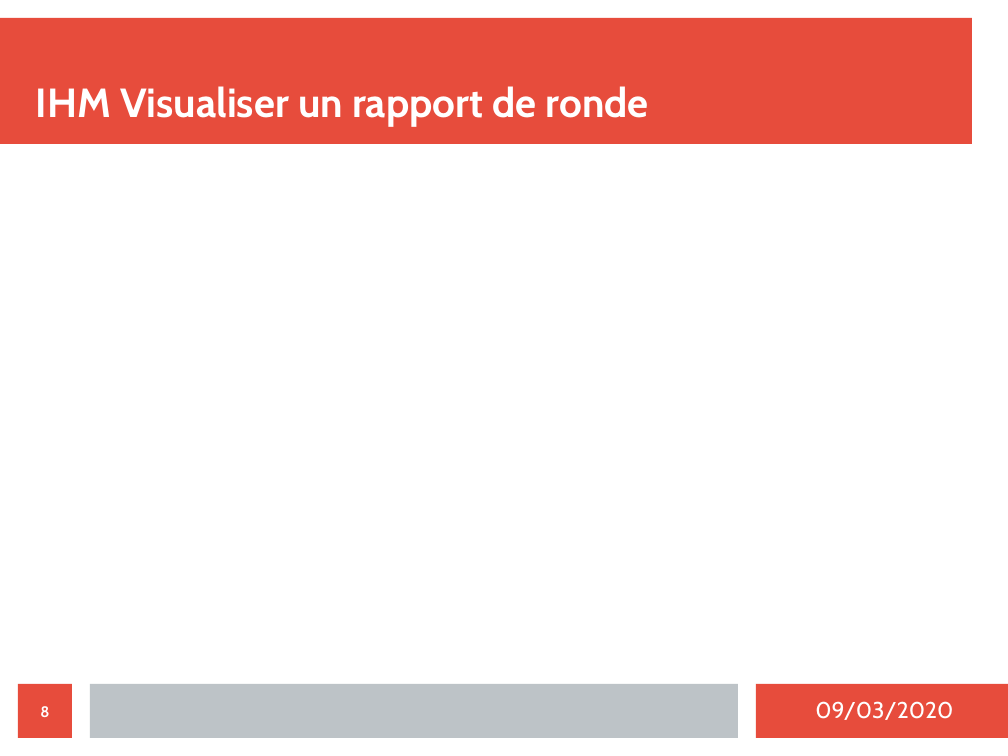
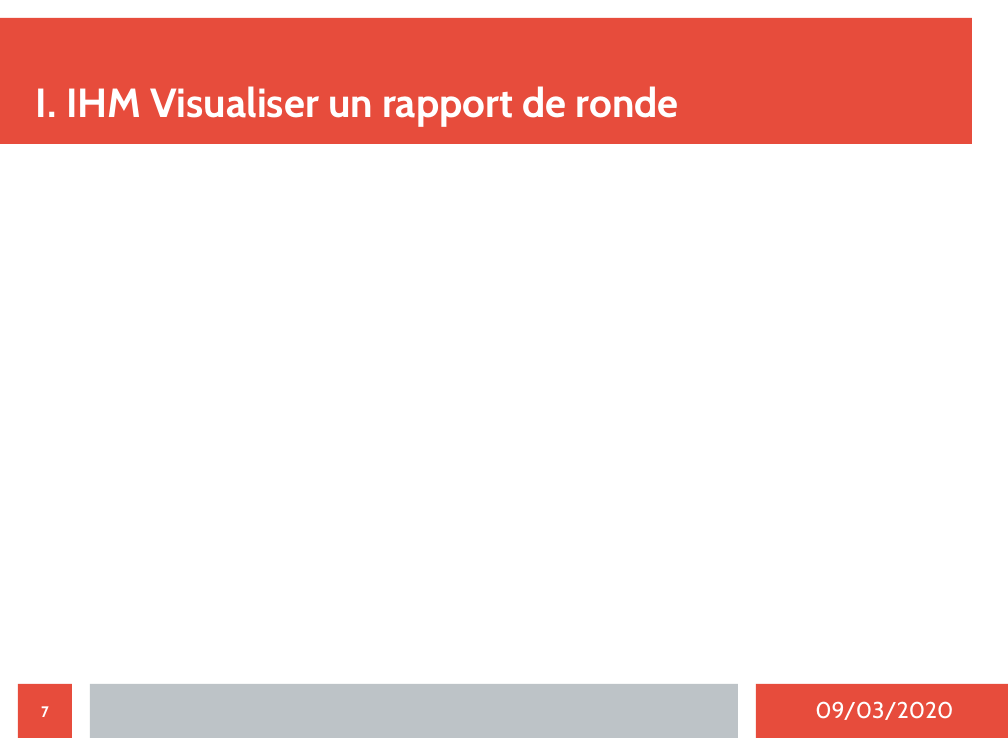
Before and after one commit to MezeretteBrice/Projet_Ronde, a slide deck: slide 7 of SOUTENANCE/Revue2/Revue2_CHEVREL.odp (slide 8 before the commit). Drawn at 1008x756 pixels with LibreOffice and Linux fonts; fonts in the diff are those of the drawing. Boxes give left, top, right and bottom in pixels: in the first picture for what was removed or moved away, otherwise in the second. Text is boxed around its words. In the diff, an @@ line names an element or a change of style, - is before the commit and + after.

```diff
--- a/SOUTENANCE/Revue2/Revue2_CHEVREL.odp
+++ b/SOUTENANCE/Revue2/Revue2_CHEVREL.odp
@@ title at bbox=[36, 86, 679, 127]: text changed @@
-IHM Visualiser un rapport de ronde
+I. IHM Visualiser un rapport de ronde
@@ page number at bbox=[41, 706, 49, 717]: text changed @@
-8
+7
```
Also in this commit, not shown: 8 other slides changed.
